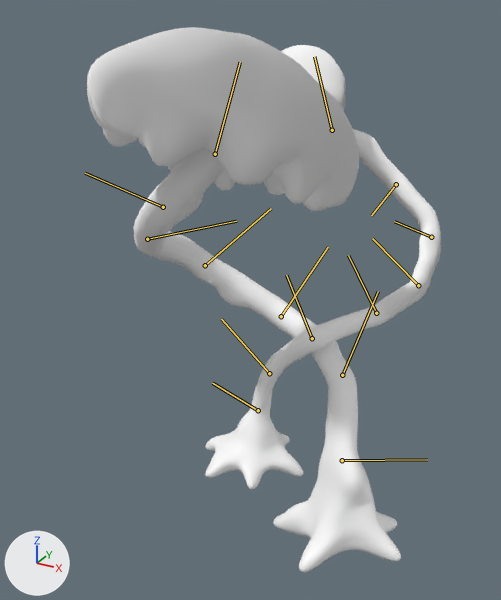
One commit to the FBX model Assets/_Own/Objects/Plants/Twisting Tree/Trees_Animated.fbx: the scene before it, then after it.
Both versions are drawn from a camera (50 mm lens) standing at (1.34, -2.92, 2.67) and looking at (-0.37, 0.19, 1.12). Arrows for +X, +Y and +Z are at lower left; the lights stay in place. Both versions are drawn at frame 116 of the action 'Take 001'; the numbers are the values there. The bones that bend it are drawn over the model as lines.

Names of what the first picture shows: 'Tree__01', 'Tree__02'.
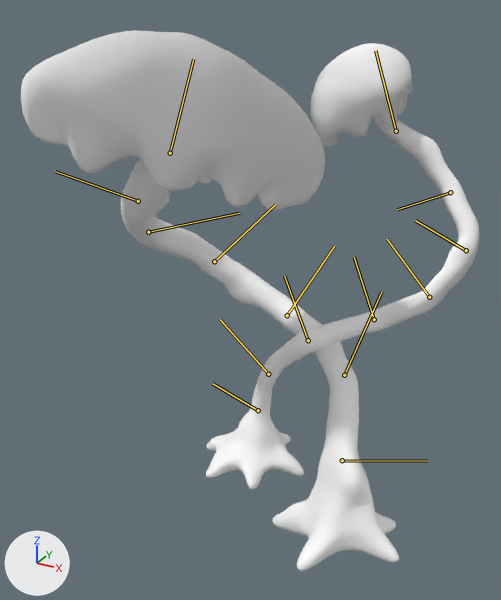
Boxes [x1, y1, x2, y2] around the edits, measured in the pictures (501 x 600 px):
'Tree__01', posed (20% wider)
    before: [87, 27, 401, 572]
    after: [21, 31, 399, 571]
'Tree__02', posed (16% wider)
    before: [205, 45, 441, 489]
    after: [206, 43, 479, 489]
bone 'joint2', root to tip
    before: (269, 373) to (221, 319)
    after: (268, 374) to (220, 319)
bone 'joint3', root to tip
    before: (312, 338) to (286, 275)
    after: (308, 340) to (284, 276)
bone 'joint4', root to tip
    before: (376, 313) to (348, 255)
    after: (374, 319) to (354, 257)
bone 'joint5', root to tip
    before: (418, 285) to (372, 238)
    after: (429, 297) to (387, 239)
bone 'joint6', root to tip
    before: (431, 237) to (394, 221)
    after: (466, 250) to (415, 220)
bone 'joint7', root to tip
    before: (396, 184) to (371, 215)
    after: (450, 192) to (397, 209)
bone 'joint9', root to tip
    before: (342, 460) to (427, 459)
    after: (342, 460) to (427, 461)
bone 'joint10', root to tip
    before: (342, 375) to (378, 291)
    after: (344, 375) to (381, 292)
bone 'joint11', root to tip
    before: (281, 316) to (328, 247)
    after: (287, 315) to (334, 246)
bone 'joint12', root to tip
    before: (205, 265) to (271, 208)
    after: (214, 261) to (275, 204)
bone 'joint13', root to tip
    before: (147, 239) to (236, 221)
    after: (148, 232) to (239, 213)
bone 'joint14', root to tip
    before: (163, 207) to (85, 173)
    after: (138, 201) to (55, 171)

The change in detail:
Bone 'joint1' (bone_joint1) turns from (1, 4, -3) to (0, 3, -2) degrees about its own x, y and z.
Bone 'joint2' (bone_joint2) turns from (1, 14, -3) to (1, 11, -3) degrees about its own x, y and z.
Bone 'joint3' (bone_joint3) turns from (0, 22, 11) to (0, 18, 8) degrees about its own x, y and z.
Bone 'joint4' (bone_joint4) turns from (3, 31, 17) to (1, 24, 10) degrees about its own x, y and z.
Bone 'joint5' (bone_joint5) turns from (2, 8, 14) to (1, 7, 9) degrees about its own x, y and z.
Bone 'joint6' (bone_joint6) turns from (11, -10, 18) to (9, -6, 15) degrees about its own x, y and z.
Bone 'joint7' (bone_joint7) turns from (9, -16, 8) to (8, -12, 7) degrees about its own x, y and z.
Bone 'joint9' (bone_joint9) turns from (3, 2, -4) to (3, 2, -3) degrees about its own x, y and z.
Bone 'joint10' (bone_joint10) turns from (0, 12, 0) to (0, 9, 0) degrees about its own x, y and z.
Bone 'joint11' (bone_joint11) turns from (-1, 6, 3) to (0, 5, 2) degrees about its own x, y and z.
Bone 'joint12' (bone_joint12) turns from (9, 15, 16) to (6, 12, 11) degrees about its own x, y and z.
Bone 'joint13' (bone_joint13) turns from (15, -9, 11) to (11, -6, 9) degrees about its own x, y and z.
Bone 'joint14' (bone_joint14) turns from (3, 15, -3) to (3, 10, -3) degrees about its own x, y and z.
